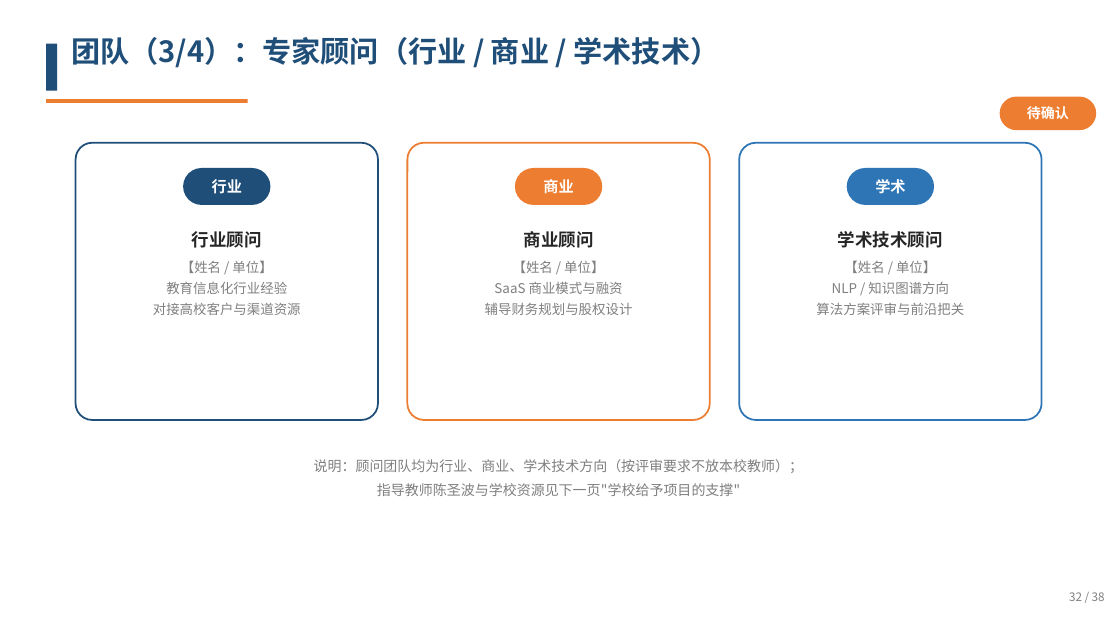
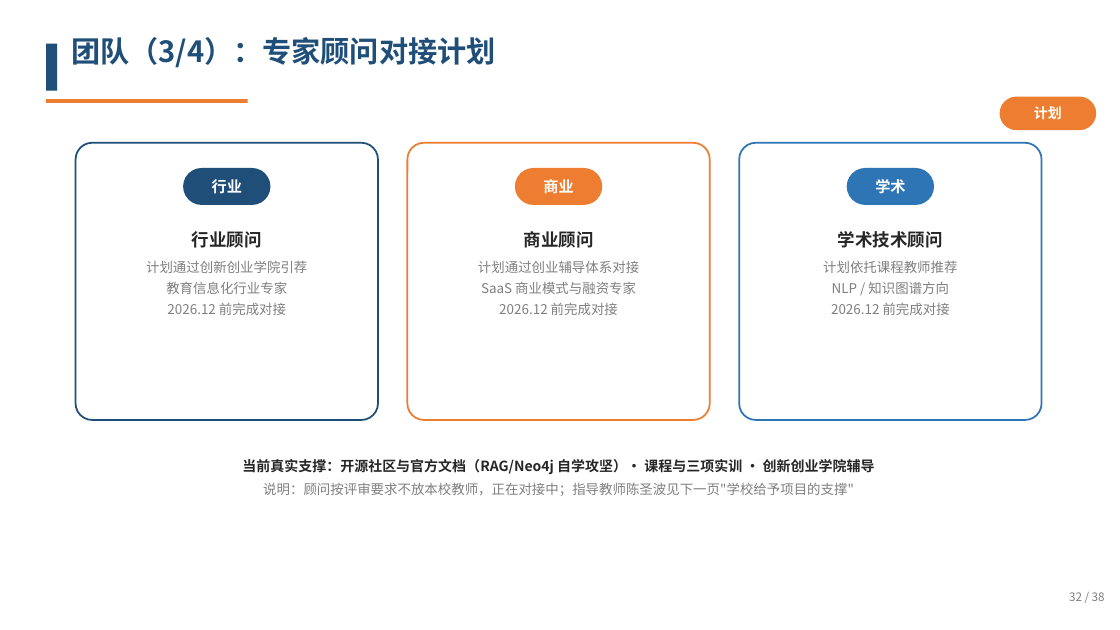
Before and after one commit to LingeXu/ZhiBan-ChengZhang, a slide deck: slide 32 of 智伴成长_答辩PPT.pptx. Drawn at 1120x630 pixels with LibreOffice and Linux fonts; fonts in the diff are those of the drawing. Boxes give left, top, right and bottom in pixels: in the first picture for what was removed or moved away, otherwise in the second. Text is boxed around its words. In the diff, an @@ line names an element or a change of style, - is before the commit and + after.

Commit message:
P30写入真实自学攻坚经历；P32改为顾问对接计划；讲稿同步更新+新增顾问FAQ

```diff
--- a/智伴成长_答辩PPT.pptx
+++ b/智伴成长_答辩PPT.pptx
@@ text at [71, 37, 495, 68]: text changed @@
-团队（3/4）：专家顾问（行业 / 商业 / 学术技术）
+团队（3/4）：专家顾问对接计划
@@ text in rounded rectangle at [1034, 106, 1062, 120]: text changed @@
-待确认
+计划
@@ text at [146, 261, 307, 315]: text changed @@
-【姓名 / 单位】
-教育信息化行业经验
-对接高校客户与渠道资源
+计划通过创新创业学院引荐
+教育信息化行业专家
+2026.12 前完成对接
@@ text at [478, 261, 639, 315]: text changed @@
-【姓名 / 单位】
-SaaS 商业模式与融资
-辅导财务规划与股权设计
+计划通过创业辅导体系对接
+SaaS 商业模式与融资专家
+2026.12 前完成对接
@@ text at [823, 261, 957, 273]: text changed @@
-【姓名 / 单位】
+计划依托课程教师推荐
@@ text at [831, 303, 950, 315]: text changed @@
-算法方案评审与前沿把关
+2026.12 前完成对接
@@ text at [242, 459, 875, 496]: text changed; text colour #7F7F7F to #262626; bold on @@
-说明：顾问团队均为行业、商业、学术技术方向（按评审要求不放本校教师）；
-指导教师陈圣波与学校资源见下一页"学校给予项目的支撑"
+当前真实支撑：开源社区与官方文档（RAG/Neo4j 自学攻坚）· 课程与三项实训 · 创新创业学院辅导
+说明：顾问按评审要求不放本校教师，正在对接中；指导教师陈圣波见下一页"学校给予项目的支撑"
```
Also in this commit, not shown: 1 other slide changed, 3 other files.
